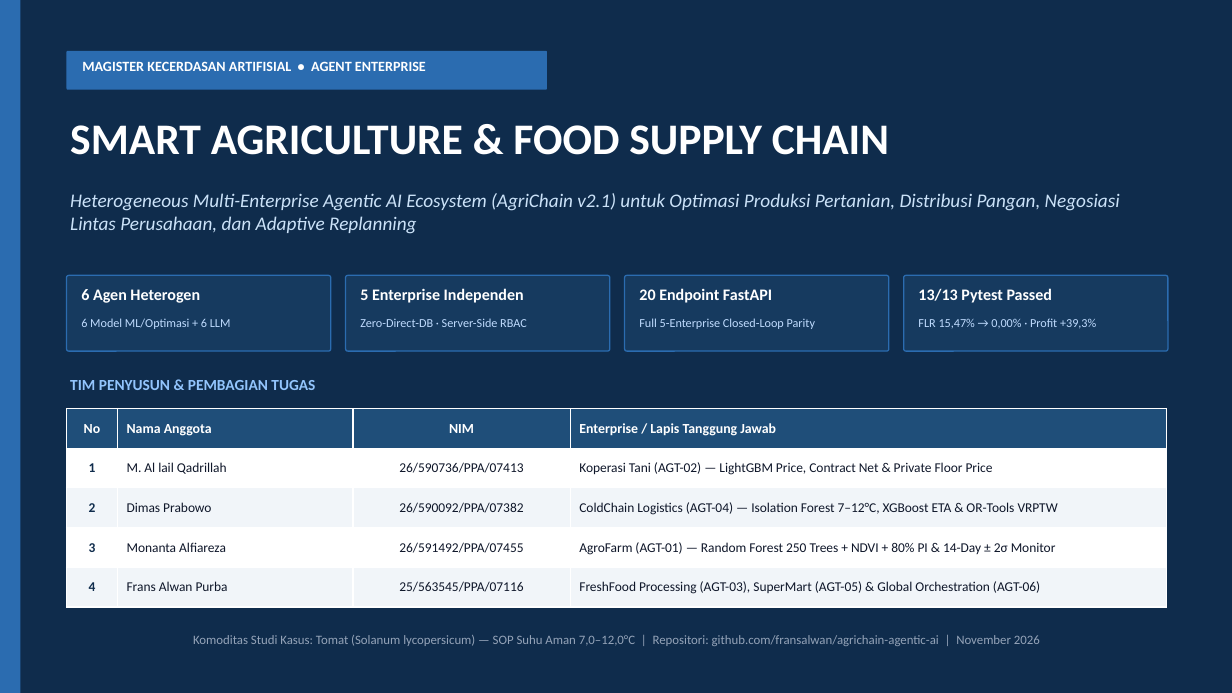
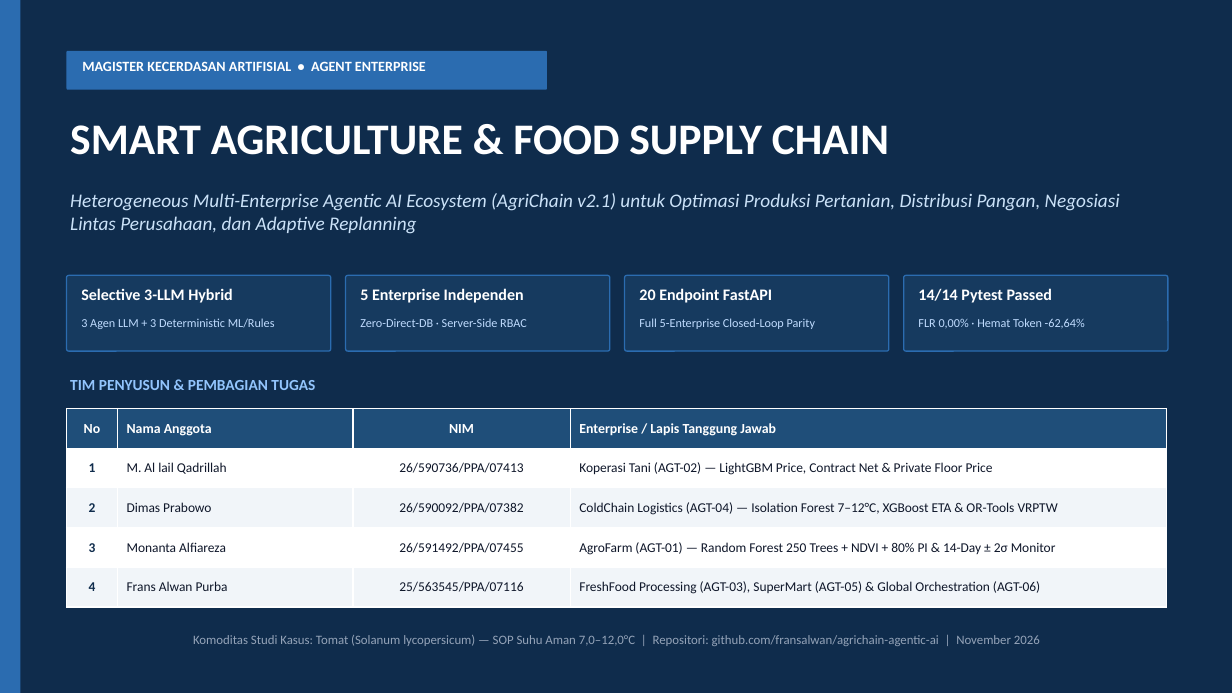
Before and after one commit to fransalwan/agrichain-agentic-ai, a slide deck: slide 1 of Presentasi_AgriChain_Agentic_AI_v2.1.pptx. Drawn at 1232x693 pixels with LibreOffice and Linux fonts; fonts in the diff are those of the drawing. Boxes give left, top, right and bottom in pixels: in the first picture for what was removed or moved away, otherwise in the second. Text is boxed around its words. In the diff, an @@ line names an element or a change of style, - is before the commit and + after.

Commit message:
feat(v2.2): implement Selective 3-LLM Hybrid (LLM only on Global/Koperasi/FreshFood, deterministic ML+Rules on AgroFarm/ColdChain/SuperMart; -62.64% cost, -29.58% latency, 14/14 tests)

```diff
--- a/Presentasi_AgriChain_Agentic_AI_v2.1.pptx
+++ b/Presentasi_AgriChain_Agentic_AI_v2.1.pptx
@@ text at box(81, 288, 232, 303): text changed @@
-6 Agen Heterogen
+Selective 3-LLM Hybrid
@@ text at box(918, 288, 1053, 303): text changed @@
-13/13 Pytest Passed
+14/14 Pytest Passed
@@ text at box(81, 318, 275, 329): text changed @@
-6 Model ML/Optimasi + 6 LLM
+3 Agen LLM + 3 Deterministic ML/Rules
@@ text at box(918, 318, 1085, 328): text changed @@
-FLR 15,47% → 0,00% · Profit +39,3%
+FLR 0,00% · Hemat Token -62,64%
```
Also in this commit, not shown: 8 other slides changed, 23 other files.
